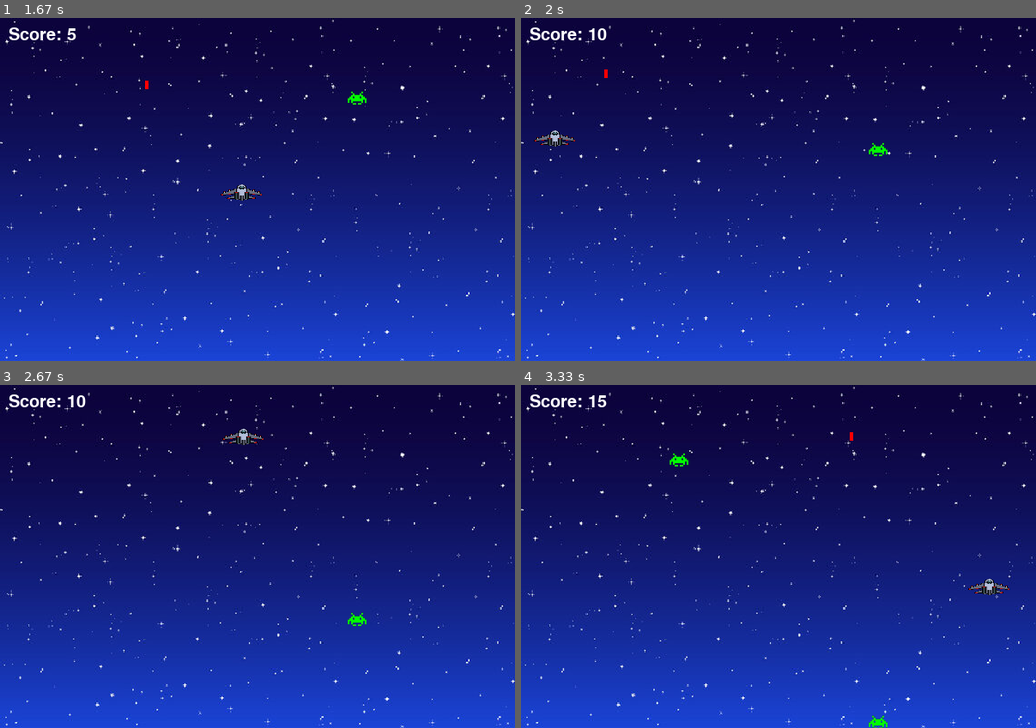
Above: before the commit, frames 1-4 (two rows, left to right).
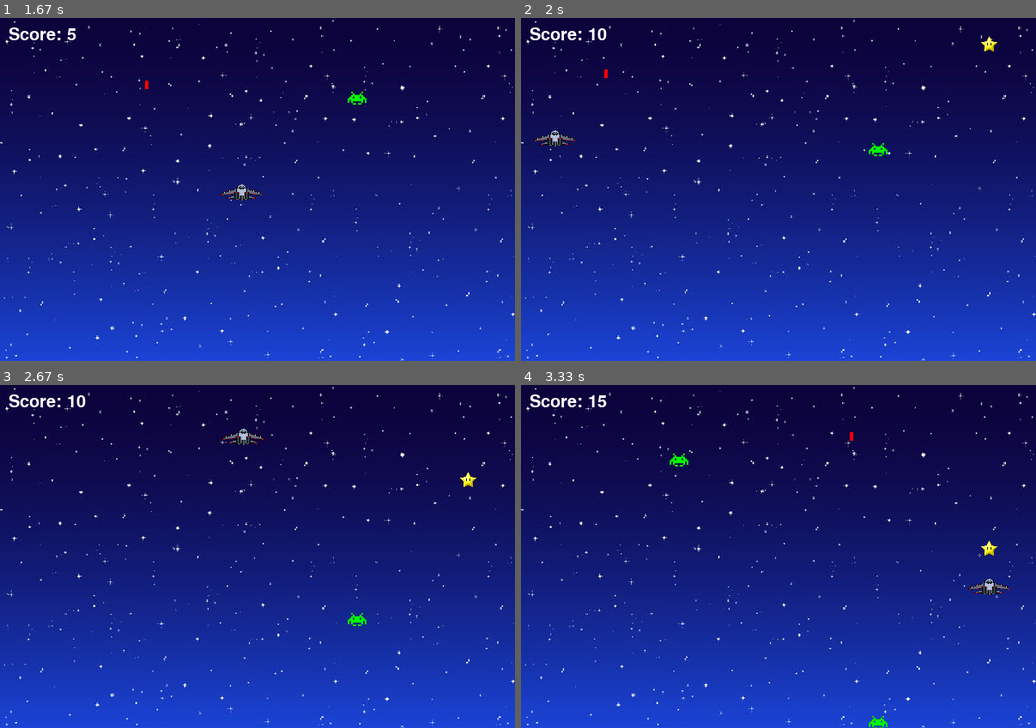
Above: after the commit, the same moments.

Repository: P0629/Space
Game: pygame game, started from PyGameSpace.py
The game is run twice, just before and just after one commit, with the same random seed, the same clock (stepped at 60 frames per second) and the same inputs.
Inputs (mouse positions are in pixels of both pictures, inside the frame that each line leads up to):
- Up to frame 1 (1.67 s): click (257, 189) at 0.38 s; hold Right 0.67-1.13 s; click (422, 179) at 0.75 s; hold Right from 1.22 s (still down); click (133, 192) at 1.3 s
- Up to frame 2 (2 s): release Right at 1.68 s; hold Left from 1.72 s (still down); click (618, 138) at 1.8 s
- Up to frame 3 (2.67 s): release Left at 2.25 s; hold Left from 2.28 s (still down); move the mouse to (334, 436) at 2.32 s; click (334, 436) at 2.37 s
- Up to frame 4 (3.33 s): release Left at 2.68 s; hold Right from 2.72 s (still down); click (840, 587) at 2.8 s

Frame 1 is identical in both runs. In frame 2, less than 0.1% of the frame differs, in the area x 89-93%, y 5-10%; in frame 3, less than 0.1%; in frame 4, less than 0.1%.

Commit message:
add the star to get bonus poin

Diff:
--- a/PyGameSpace.py
+++ b/PyGameSpace.py
@@ -19,7 +19,12 @@
 ENEMY_SPEED = 3
 ENEMY_INTERVAL = 60  # Intervall, in dem ein neuer Gegner erscheint
 
-# Laden der Bilder für den Spieler und die Gegner
+# Sterne Eigenschaften
+STAR_WIDTH, STAR_HEIGHT = 20, 20
+STAR_SPEED = 2
+STAR_INTERVAL = 100  # Intervall, in dem ein neuer Stern erscheint
+
+# Laden der Bilder für den Spieler, die Gegner und die Sterne
 player_image = pygame.image.load("schiff.png")
 player_image = pygame.transform.scale(player_image, (PLAYER_WIDTH, PLAYER_HEIGHT))
 
@@ -28,6 +33,9 @@
 
 enemy2_image = pygame.image.load("alien2.png")
 enemy2_image = pygame.transform.scale(enemy2_image, (ENEMY_WIDTH, ENEMY_HEIGHT))
+
+star_image = pygame.image.load("Stern.png")
+star_image = pygame.transform.scale(star_image, (STAR_WIDTH, STAR_HEIGHT))
 
 # Laden des Hintergrunds
 background = pygame.image.load("background.jpg")
@@ -64,10 +72,21 @@
     enemy_type = random.choice([1, 2])  # Zufällig zwischen den beiden Gegnertypen wählen
     return pygame.Rect(x, y, ENEMY_WIDTH, ENEMY_HEIGHT), enemy_type
 
+# Funktion zum Erzeugen eines neuen Sterns
+def create_star():
+    x = random.randint(0, WIDTH - STAR_WIDTH)
+    y = 0 - STAR_HEIGHT
+    return pygame.Rect(x, y, STAR_WIDTH, STAR_HEIGHT)
+
 # Funktion zum Bewegen der Gegner
 def move_enemies(enemies):
     for enemy in enemies:
         enemy[0].y += ENEMY_SPEED
+
+# Funktion zum Bewegen der Sterne
+def move_stars(stars):
+    for star in stars:
+        star.y += STAR_SPEED
 
 # Funktion um GAME OVER anzuzeigen und Optionen für Neustart oder Beenden
 def display_game_over(score):
@@ -120,8 +139,6 @@
     # Anzeige des Neustartmenüs und Verarbeitung der Benutzeraktionen
     display_restart_menu()
 
-
-
 # Funktion zum Zeichnen von Schüssen
 def draw_shots(shots):
     for shot in shots:
@@ -166,9 +183,13 @@
     enemy_speed_increase_interval = 5000 # Timerintervall für die Geschwindigkeitserhöhung
     enemy_speed_increase_amount = 1 # Betrag, um den die Geschwindigkeit des Feindes erhöht wird
 
+    # Timer für Sterne
+    star_timer = 0
+
     while True:  # Spielenschleife für Neustarts
         player = pygame.Rect(WIDTH // 2 - PLAYER_WIDTH // 2, HEIGHT - 50, PLAYER_WIDTH, PLAYER_HEIGHT)
         enemies = []
+        stars = []  # Liste für die Sterne
         shots = []  # Liste für die Schüsse des Spielers
         shoot_cooldown = 0
         score = 0   # Score des Spielers
@@ -213,6 +234,13 @@
                     enemy, enemy_type = create_enemy()
                     enemies.append((enemy, enemy_type))
 
+                # Bewege die Sterne und füge neue hinzu
+                move_stars(stars)
+                star_timer += 1
+                if star_timer == STAR_INTERVAL:
+                    stars.append(create_star())
+                    star_timer = 0
+
                 # Erhöhe die Geschwindigkeit der Feinde basierend auf den Timer
                 enemy_speed_increase_timer += clock.get_time()
                 if enemy_speed_increase_timer >= enemy_speed_increase_interval:
@@ -237,6 +265,12 @@
                     if player.colliderect(enemy[0]):
                         game_over = True  # Spielstatus aktualisieren
 
+                # Kollisionserkennung für Spieler und Sterne
+                for star in stars[:]:
+                    if player.colliderect(star):
+                        stars.remove(star)
+                        score += 10  # Bonuspunkte für das Einsammeln eines Sterns
+
                 # Zeichne Spieler
                 screen.blit(player_image, player)
 
@@ -247,6 +281,10 @@
                     else:
                         screen.blit(enemy2_image, enemy)
 
+                # Zeichne Sterne
+                for star in stars:
+                    screen.blit(star_image, star)
+
                 # Zeichne Schüsse
                 draw_shots(shots)
 
@@ -254,7 +292,7 @@
                 if shoot_cooldown > 0:
                     shoot_cooldown -= 1
 
-                 # Aktualisiere den Score-Timer und füge Bonuspunkte hinzu, wenn der Timer abläuft
+                # Aktualisiere den Score-Timer und füge Bonuspunkte hinzu, wenn der Timer abläuft
                 score_timer += 1
                 if score_timer == 60:  # Füge alle 60 Frames (1 Sekunde) Bonuspunkte hinzu
                     score += 5
Binary file added: Stern.png
